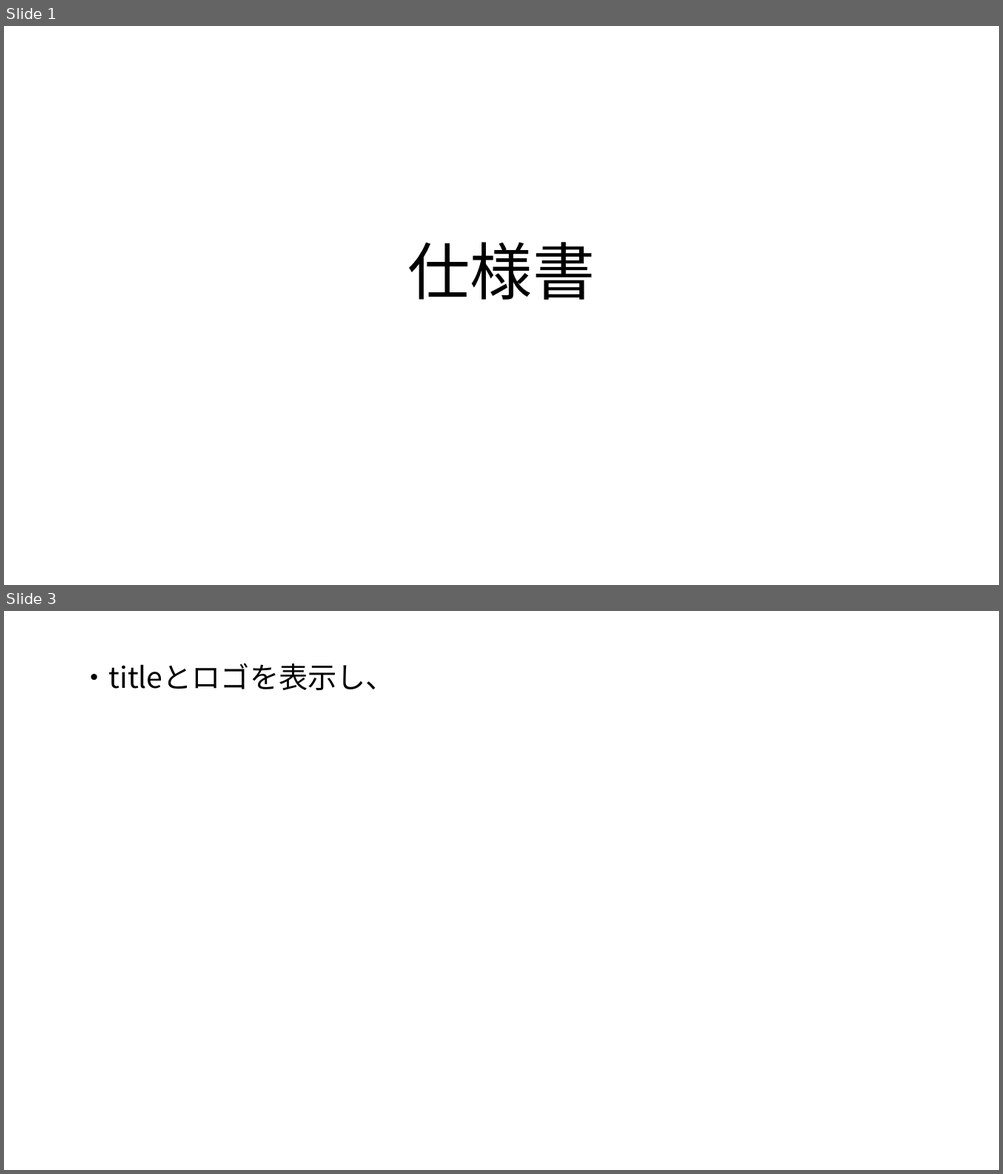
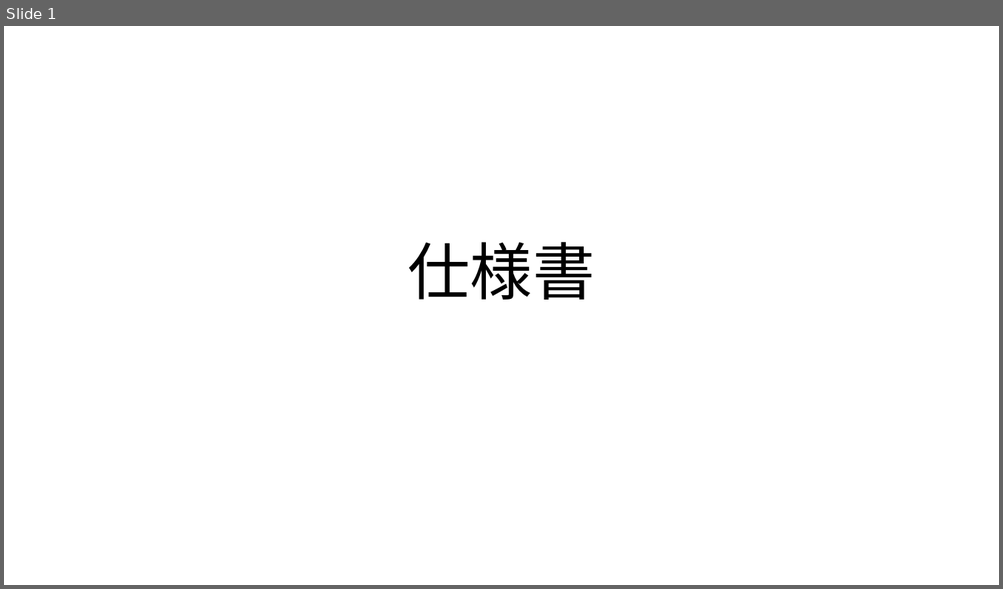
Before and after one commit to GCLUC2019/GameProject, a slide deck: 高松チーム/必要書類/仕様書/仕様書.pptx. Shown one above the other, each under a label of ours: slides 1 and 3 before the commit, slide 1 after it; the slides between them are not shown. The pictures are 1003x1174 and 1003x589 pixels, drawn with LibreOffice and Linux fonts; fonts in the diff are those of the drawing. Boxes give left, top, right and bottom in pixels: in the first picture for what was removed or moved away, otherwise in the second. Text is boxed around its words. In the diff, an @@ line names an element or a change of style, - is before the commit and + after.

```diff
--- a/高松チーム/必要書類/仕様書/仕様書.pptx
+++ b/高松チーム/必要書類/仕様書/仕様書.pptx
@@ slide 3 removed at (x1=4, y1=611, x2=999, y2=1170), background #FFFFFF @@
@@ text removed at (x1=79, y1=663, x2=394, y2=690) @@
-・titleとロゴを表示し、
```
Also in this commit, not shown: 2 slides changed, 7 slides added, 21 other slides removed.
